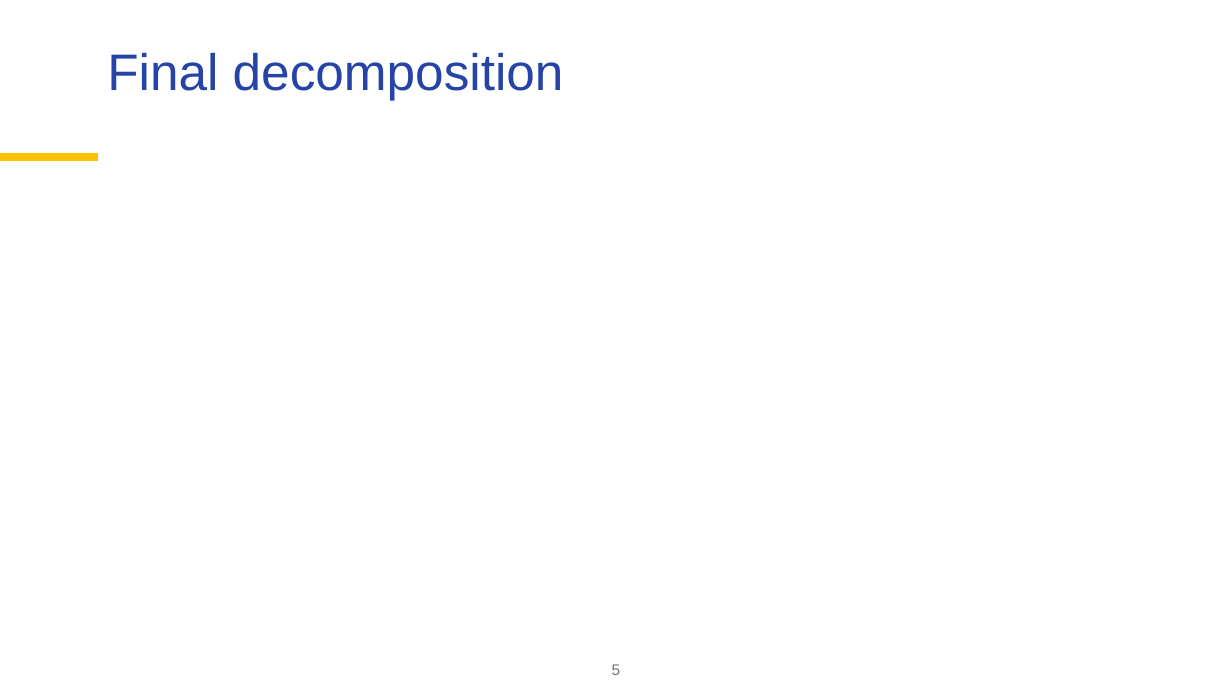
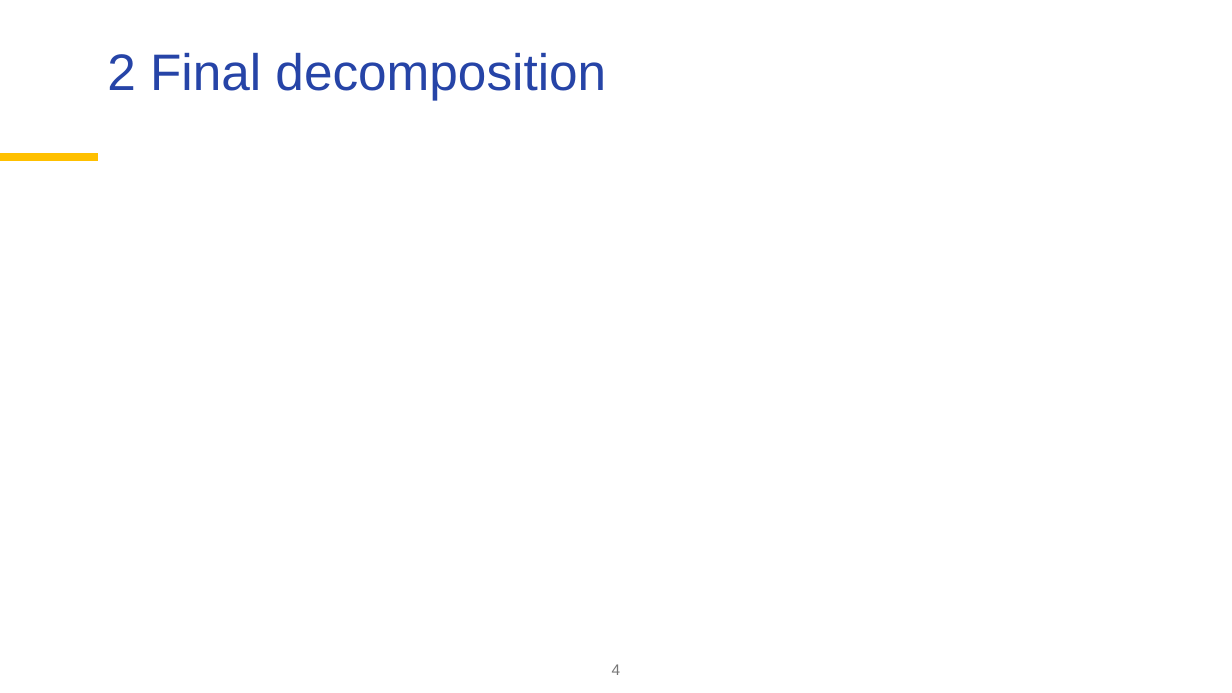
Before and after one commit to palatej/ESTP2026, a slide deck: slide 4 of 2.1 Decomposition model.pptx (slide 5 before the commit). Drawn at 1232x693 pixels with LibreOffice and Linux fonts; fonts in the diff are those of the drawing; grey boxes stand for pictures; background and template pictures are left out. Boxes give left, top, right and bottom in pixels: in the first picture for what was removed or moved away, otherwise in the second. Text is boxed around its words. In the diff, an @@ line names an element or a change of style, - is before the commit and + after.

Commit message:
Decomposition

```diff
--- a/2.1 Decomposition model.pptx
+++ b/2.1 Decomposition model.pptx
@@ title at (107, 52, 606, 100): text changed @@
-Final decomposition
+2 Final decomposition
@@ page number at (612, 664, 621, 675): text changed @@
-5
+4
```
Also in this commit, not shown: 2 slides added, 3 slides removed, 5 other files.
